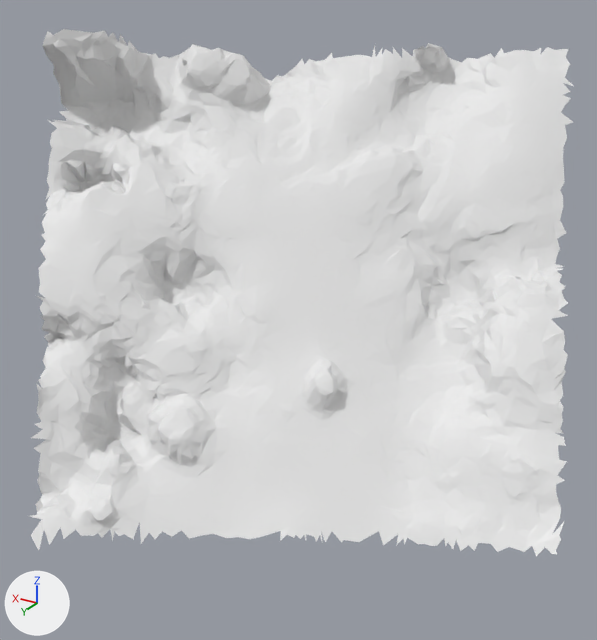
A saved change to the glTF model moon small_tiles/tile_313.glb.
One viewpoint serves both versions: a camera (50 mm lens) standing at (7.12, -14.3, -13.78) and looking at (11.1, -20.94, -17.1). The axes (+X, +Y, +Z) are drawn at lower left. The lights are the same throughout. The older version comes first. Vertices at exactly the same position are counted once.

Names of what the first picture shows: 't313'.
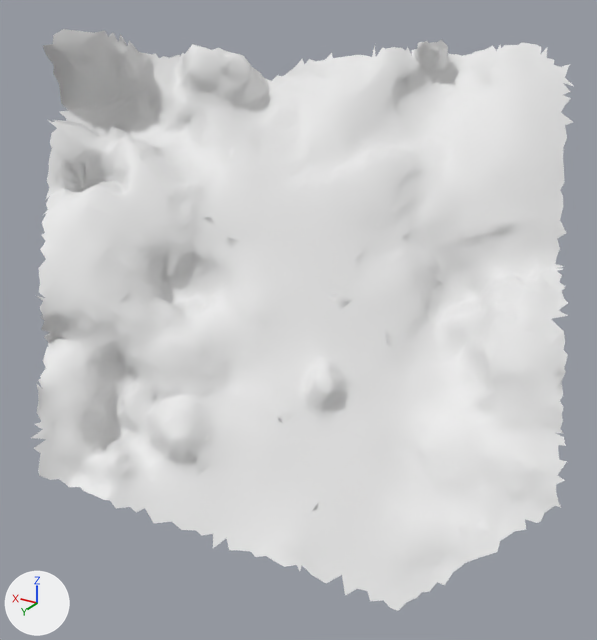
What differs and where, as boxes [x1, y1, x2, y2] in the pictures (597 x 640 px; the box of a moved part takes in the faces that stretch with it):
't313', reshaped (10% taller)
    before: [29, 29, 573, 556]
    after: [31, 29, 573, 611]
part 1 of me_t313, moved or reshaped
    before: [29, 476, 565, 556]
    after: [213, 531, 497, 611]
part 2 of me_t313, built on
    before: [547, 47, 570, 67]
    after: [405, 40, 541, 62]
part 3 of me_t313, deleted
    before: [42, 31, 53, 46]

The edits, one by one:
me_t313 is used by ob_t313; location (0.0, 0.0, 0.0).
me_t313 had 4670 vertices, 9009 faces and spanned x 8.2..14.39, y -23.54..-18.41, z -18.81..-14.39.
me_t313 now has 4698 vertices, 9093 faces and spans x 8.28..14.39, y -23.46..-18.8, z -19.19..-14.39.
me_t313 part 1: 147 vertices removed from x 8.2..12.76, y -20.78..-18.41, z -18.81..-18.33; 156 vertices added at x 8.83..11.07, y -20.32..-19.31, z -19.19..-18.7.
me_t313 part 2: 3 vertices removed from x 9.37..9.5, y -23.54..-23.46, z -14.66..-14.59; 25 vertices added at x 9.68..10.95, y -23.46..-22.84, z -14.69..-14.5.
me_t313 part 3: 2 vertices removed from x 13.98..14.01, y -20.71..-20.67, z -14.48..-14.41.
Other edits to the shape of me_t313 do not show in these pictures.
